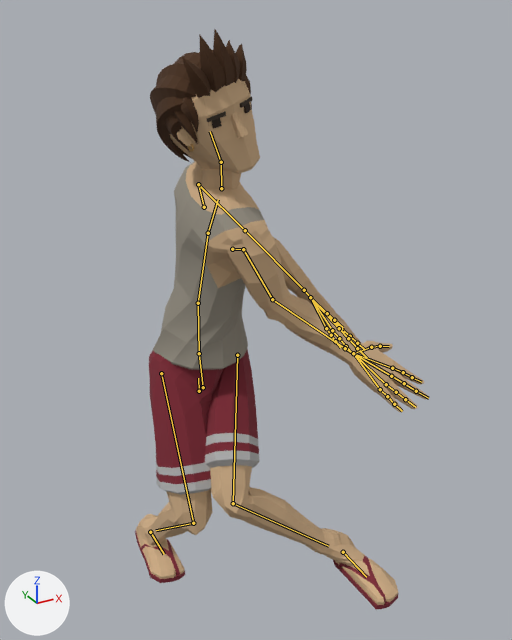
An edit to the glTF model app/src/main/assets/characters/Beach.gltf, drawn before and after from the same camera.
Camera for both pictures: a 50 mm lens placed at (-0.744, -1.74, 1.681), pointed at (0.11, -0.189, 0.905). Lighting does not change. The marker at lower left points along +X, +Y and +Z. The picture after the commit comes second. Both versions are drawn at frame 3 of the action 'Throw_BH'; the numbers are the values there. The bones that change, and the others that lie on the model, are drawn over the model as lines.

The first picture shows 'Beach_Body', 'Beach_Feet', 'Beach_Head', 'Beach_Legs'.
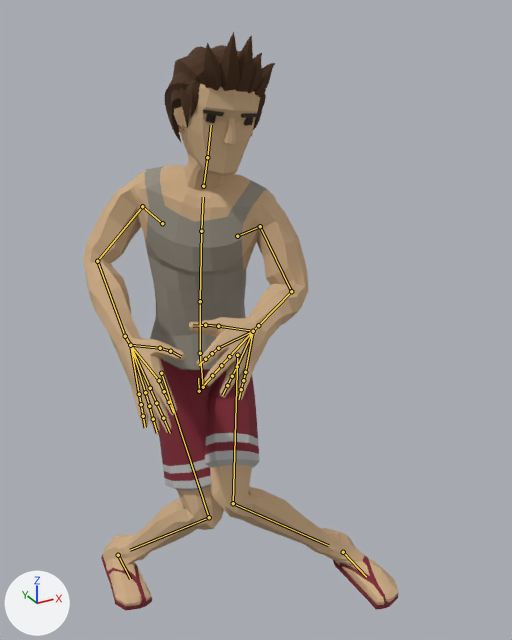
What differs and where, as boxes (x1, y1, x2, y2) in the pictures (512 x 640 px):
'Beach_Body', posed (18% narrower, 8% taller): before (153, 161, 429, 412); after (83, 165, 309, 435)
'Beach_Legs', posed (11% wider): before (149, 349, 326, 553); after (130, 359, 326, 559)
'Beach_Head', posed: before (150, 29, 260, 189); after (165, 32, 275, 190)
'Beach_Feet', posed (13% wider, 14% shorter): before (135, 514, 398, 610); after (101, 528, 398, 610)
bone 'Hips', root to tip: before (203, 387) to (199, 353); after (203, 387) to (200, 353)
bone 'Abdomen', root to tip: before (199, 353) to (198, 303); after (200, 353) to (200, 301)
bone 'Torso', root to tip: before (198, 303) to (208, 233); after (200, 301) to (201, 231)
bone 'Chest', root to tip: before (208, 233) to (218, 199); after (201, 231) to (203, 197)
bone 'Neck', root to tip: before (221, 188) to (221, 162); after (203, 186) to (207, 157)
bone 'Head', root to tip: before (221, 162) to (210, 131); after (207, 157) to (211, 125)
bone 'UpperArm.L', root to tip: before (198, 184) to (245, 230); after (260, 226) to (291, 291)
bone 'LowerArm.L', root to tip: before (245, 230) to (304, 290); after (291, 291) to (258, 325)
bone 'Wrist.L', root to tip: before (304, 290) to (310, 297); after (258, 325) to (253, 331)
bone 'UpperArm.R', root to tip: before (243, 249) to (272, 299); after (142, 206) to (97, 261)
bone 'LowerArm.R', root to tip: before (272, 299) to (345, 348); after (97, 261) to (125, 336)
bone 'Wrist.R', root to tip: before (345, 348) to (353, 353); after (125, 336) to (130, 345)
bone 'UpperLeg.R', root to tip: before (161, 373) to (193, 523); after (161, 373) to (209, 517)
bone 'LowerLeg.R', root to tip: before (193, 523) to (156, 530); after (209, 517) to (130, 550)
bone 'Foot.R', root to tip: before (150, 532) to (164, 554); after (118, 555) to (130, 579)

The change, as a list of edits to the scene's bpy script:
```text
Change bone_hips:
    where bone_hips = bpy.data.objects['CharacterArmature'].pose.bones['Hips']  # child of 'Body'
    bone_hips.rotation_quaternion: (0.995, 0.0, 0.095, 0.013) -> (0.999, 0.0, -0.033, -0.005)  # degrees (0, 11, 2) -> degrees (0, -4, -1)
Change bone_abdomen:
    where bone_abdomen = bpy.data.objects['CharacterArmature'].pose.bones['Abdomen']  # child of 'Hips'
    bone_abdomen.rotation_quaternion: (0.971, 0.053, 0.228, 0.034) -> (0.994, 0.042, -0.098, -0.011)  # degrees (8, 26, 6) -> degrees (5, -11, -2)
Change bone_torso:
    where bone_torso = bpy.data.objects['CharacterArmature'].pose.bones['Torso']  # child of 'Abdomen'
    bone_torso.rotation_quaternion: (0.957, 0.054, 0.284, 0.017) -> (0.991, 0.042, -0.126, -0.004)  # degrees (8, 33, 4) -> degrees (5, -14, -1)
Change bone_chest:
    where bone_chest = bpy.data.objects['CharacterArmature'].pose.bones['Chest']  # child of 'Torso'
    bone_chest.rotation_quaternion: (0.986, 0.041, 0.151, 0.054) -> (0.996, 0.052, -0.072, -0.019)  # degrees (6, 17, 7) -> degrees (6, -8, -3)
Change bone_neck:
    where bone_neck = bpy.data.objects['CharacterArmature'].pose.bones['Neck']  # child of 'Chest'
    bone_neck.rotation_quaternion: (0.928, -0.122, -0.348, 0.049) -> (0.986, -0.022, 0.158, -0.039)  # degrees (-20, -39, 13) -> degrees (-3, 18, -5)
Change bone_head:
    where bone_head = bpy.data.objects['CharacterArmature'].pose.bones['Head']  # child of 'Neck'
    bone_head.rotation_quaternion: (0.937, -0.241, -0.252, -0.033) -> (0.985, -0.122, 0.123, -0.011)  # degrees (-30, -29, 4) -> degrees (-14, 14, -3)
Change bone_upperarm_l:
    where bone_upperarm_l = bpy.data.objects['CharacterArmature'].pose.bones['UpperArm.L']  # child of 'Shoulder.L'
    bone_upperarm_l.rotation_quaternion: (0.502, -0.505, 0.0, -0.703) -> (0.889, -0.38, 0.0, -0.254)  # degrees (-46, -45, -89) -> degrees (-44, -11, -27)
Change bone_lowerarm_l:
    where bone_lowerarm_l = bpy.data.objects['CharacterArmature'].pose.bones['LowerArm.L']  # child of 'UpperArm.L'
    bone_lowerarm_l.rotation_quaternion: (0.998, -0.06, 0.0, -0.031) -> (0.799, 0.105, 0.0, -0.591)  # degrees (-7, 0, -4) -> degrees (10, 7, -72)
Change bone_wrist_l:
    where bone_wrist_l = bpy.data.objects['CharacterArmature'].pose.bones['Wrist.L']  # child of 'LowerArm.L'
    bone_wrist_l.rotation_quaternion: (0.999, -0.037, 0.0, -0.017) -> (0.997, -0.069, 0.0, -0.047)  # degrees (-4, 0, -2) -> degrees (-8, 0, -5)
Change bone_upperarm_r:
    where bone_upperarm_r = bpy.data.objects['CharacterArmature'].pose.bones['UpperArm.R']  # child of 'Shoulder.R'
    bone_upperarm_r.rotation_quaternion: (0.759, -0.504, 0.0, 0.412) -> (0.865, -0.394, 0.0, 0.311)  # degrees (-57, 25, 43) -> degrees (-45, 14, 34)
Change bone_lowerarm_r:
    where bone_lowerarm_r = bpy.data.objects['CharacterArmature'].pose.bones['LowerArm.R']  # child of 'UpperArm.R'
    bone_lowerarm_r.rotation_quaternion: (0.946, 0.318, 0.0, -0.039) -> (0.853, -0.253, 0.0, 0.455)  # degrees (37, 1, -4) -> degrees (-26, 13, 53)
Change bone_wrist_r:
    where bone_wrist_r = bpy.data.objects['CharacterArmature'].pose.bones['Wrist.R']  # child of 'LowerArm.R'
    bone_wrist_r.rotation_quaternion: (0.997, -0.017, 0.0, 0.078) -> (0.995, -0.071, 0.0, 0.067)  # degrees (-2, 0, 9) -> degrees (-8, 1, 8)
Change bone_upperleg_r:
    where bone_upperleg_r = bpy.data.objects['CharacterArmature'].pose.bones['UpperLeg.R']  # child of 'Body'
    bone_upperleg_r.rotation_quaternion: (0.984, 0.0, 0.001, -0.174) -> (0.977, 0.033, -0.099, -0.188)  # degrees (0, 0, -20) -> degrees (6, -10, -22)
Change bone_lowerleg_r:
    where bone_lowerleg_r = bpy.data.objects['CharacterArmature'].pose.bones['LowerLeg.R']  # child of 'UpperLeg.R'
    bone_lowerleg_r.rotation_quaternion: (0.83, 0.558, 0.0, 0.0) -> (0.825, 0.555, -0.076, 0.075)  # degrees (68, 0, 0) -> degrees (68, -12, 2)
Change bone_foot_r:
    where bone_foot_r = bpy.data.objects['CharacterArmature'].pose.bones['Foot.R']  # child of 'Root'
    bone_foot_r.location: (0.001, -0.211, -0.001) -> (-0.135, -0.157, -0.001)
```
